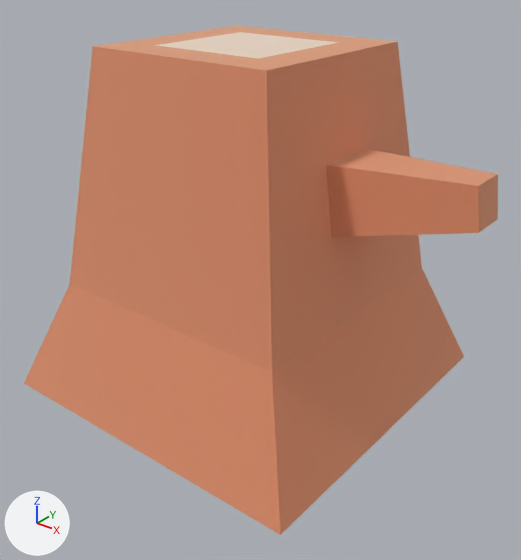
An edit to the glTF model public/models/nf2/nature/stump_square.glb, drawn before and after from the same camera.
Both versions are drawn from a 50 mm camera at (0.375, -0.453, 0.33) aimed at (0.03, -0.023, 0.063). Lighting does not change. The marker at lower left points along +X, +Y and +Z. The first picture is the older version. Where no turn or scale is listed for an object, it has been applied to the vertices.

Names of what the first picture shows: 'stump_square'.
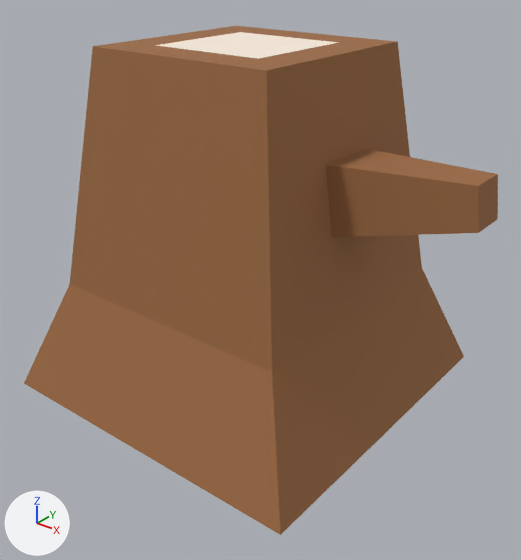
The change, as JSON lines over the scene's bpy script:
```json
{"op": "set", "path": "mat_woodbark.metallic", "old": "1.0", "new": "0.0"}
{"op": "set", "path": "mat_woodbark.base_color", "old": "(0.886, 0.514, 0.341)", "new": "(0.332, 0.144, 0.0545)", "note": "beige #f2be9e -> brown #9c6a42"}
{"op": "remove", "block": "ob_tmpparent", "code": ["ob_tmpparent = bpy.data.objects.new('tmpParent', None)", "ob_tmpparent.location = (0.0, 0.0, 0.0)"]}
```

Location of each change, (x1, y1, x2, y2) in pixels of the pictures (521 x 560 px):
```json
{"object": "stump_square", "change": "recoloured, surface changed", "before": [24, 26, 498, 535], "after": [24, 26, 498, 535], "on screen": "darker"}
```
